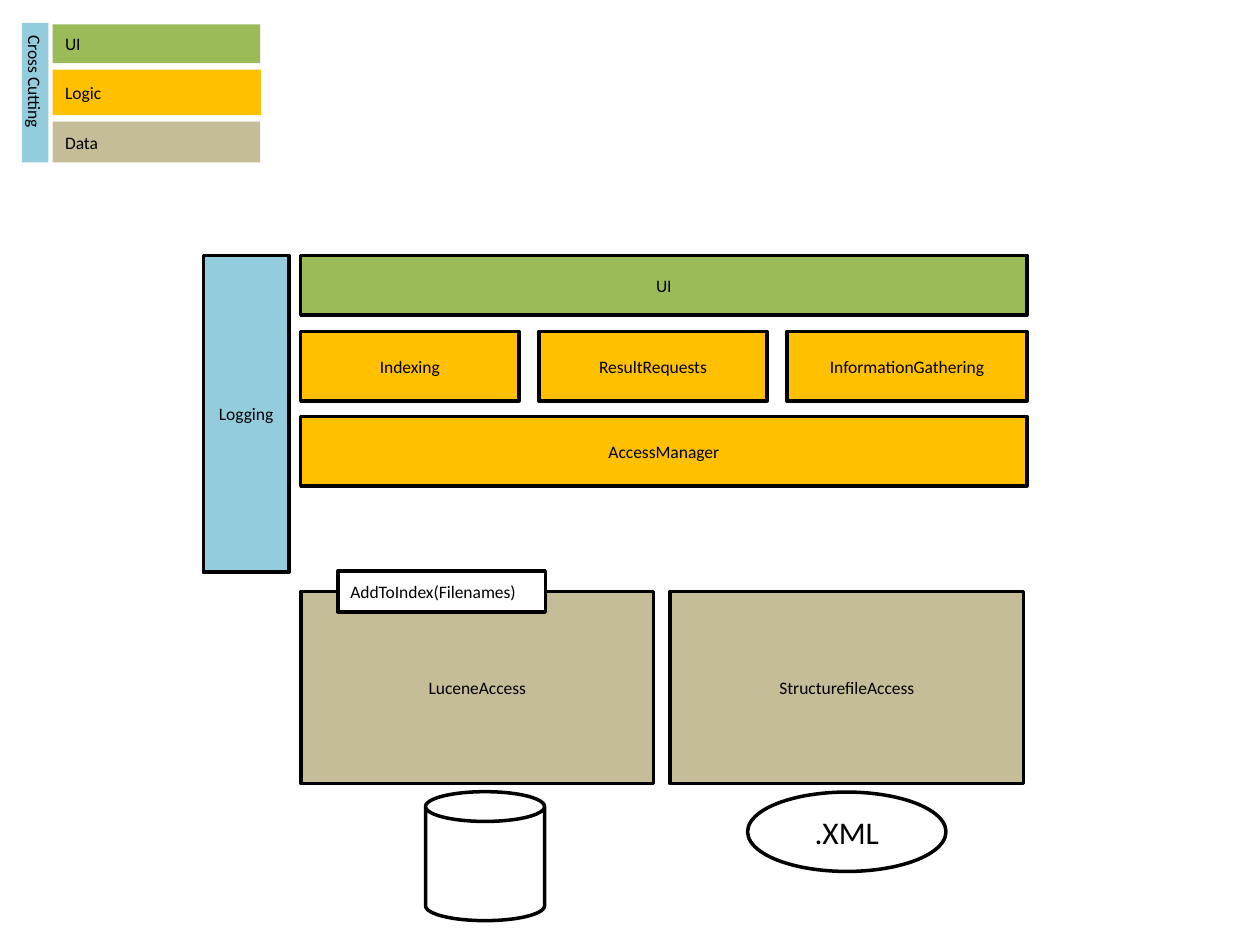
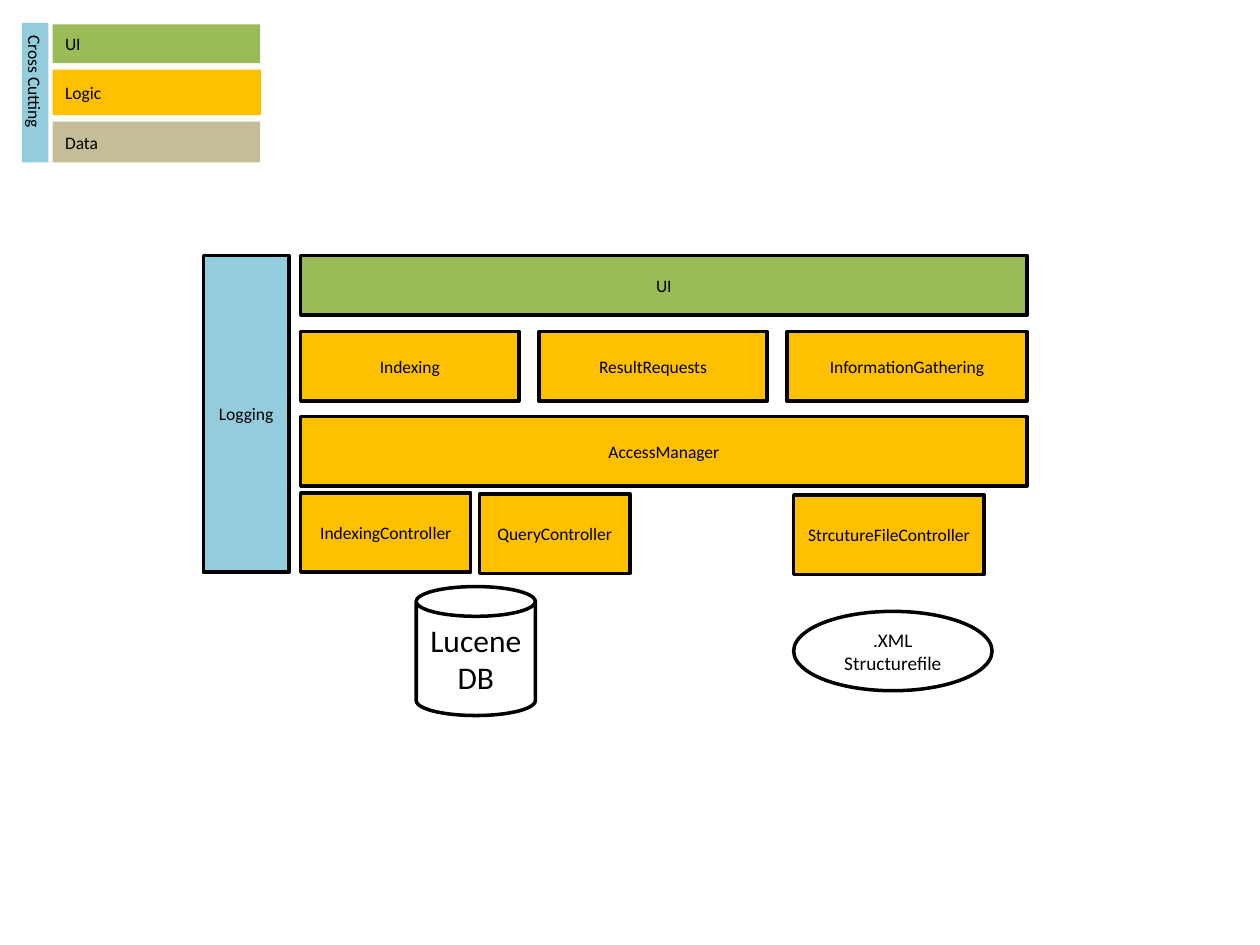
Before and after one commit to MrMame/Doci, a slide deck: slide 1 of documentation/Architecture_v0.1.0.pptx (slide 2 before the commit). Drawn at 1260x945 pixels with LibreOffice and Linux fonts; fonts in the diff are those of the drawing. Boxes give left, top, right and bottom in pixels: in the first picture for what was removed or moved away, otherwise in the second. Text is boxed around its words. In the diff, an @@ line names an element or a change of style, - is before the commit and + after.

Commit message:
Update Dokumentation. IndexController

```diff
--- a/documentation/Architecture_v0.1.0.pptx
+++ b/documentation/Architecture_v0.1.0.pptx
@@ rectangle added at [301,493,471,572], fill #FFC000, outline #000000 2 pt, 10 pt, text #000000 @@
+IndexingController
@@ rectangle added at [479,494,630,573], fill #FFC000, outline #000000 2 pt, 10 pt, text #000000 @@
+QueryController
@@ rectangle added at [794,495,984,575], fill #FFC000, outline #000000 2 pt, 10 pt, text #000000 @@
+StrcutureFileController
@@ rectangle removed at [301,591,654,784] @@
-LuceneAccess
@@ rectangle removed at [338,571,546,611] @@
-AddToIndex(Filenames)
@@ cylinder added at [416,587,534,716], outline #000000 2 pt, 18 pt, text #000000 @@
+Lucene DB
@@ rectangle removed at [670,591,1023,784] @@
-StructurefileAccess
@@ ellipse ".XML Structurefile": place and size @@
-ellipse ".XML Structurefile" at [747,793,945,872]
+ellipse ".XML Structurefile" at [794,611,992,690]
@@ text in ellipse at [844,634,941,670]: text changed; size 18 to 11 pt @@
-.XML
+.XML
+Structurefile
@@ cylinder removed at [426,791,544,920] @@
```
Also in this commit, not shown: 1 other slide changed, 1 slide removed.
